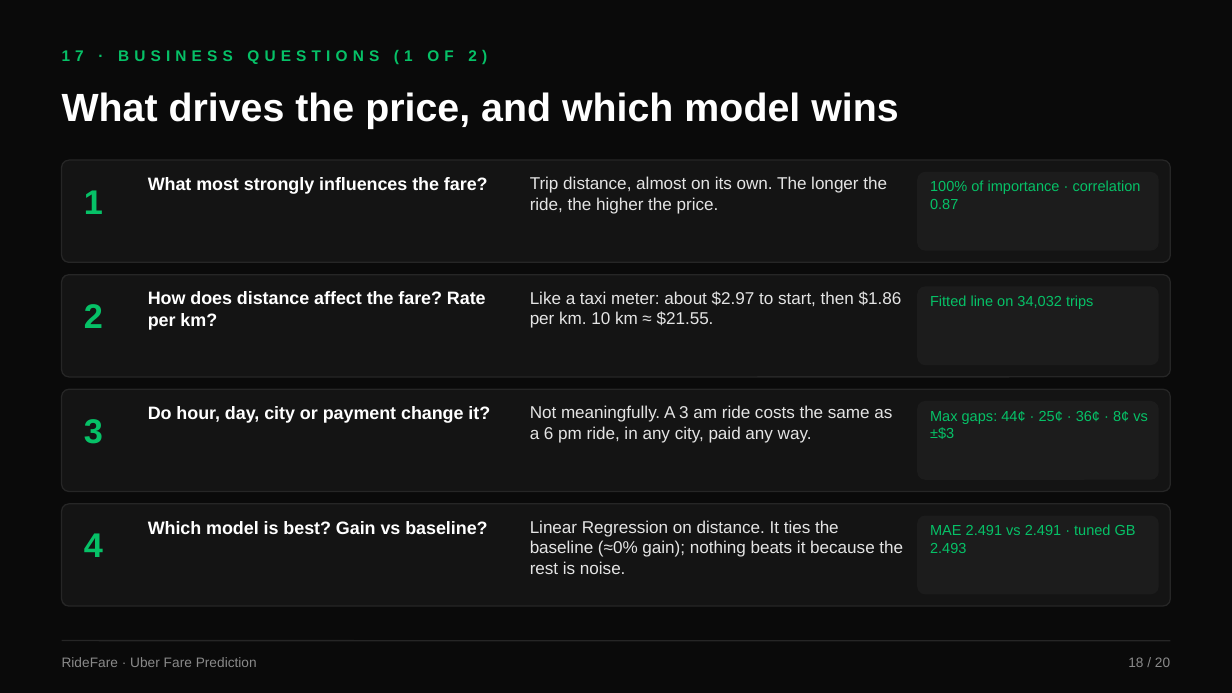
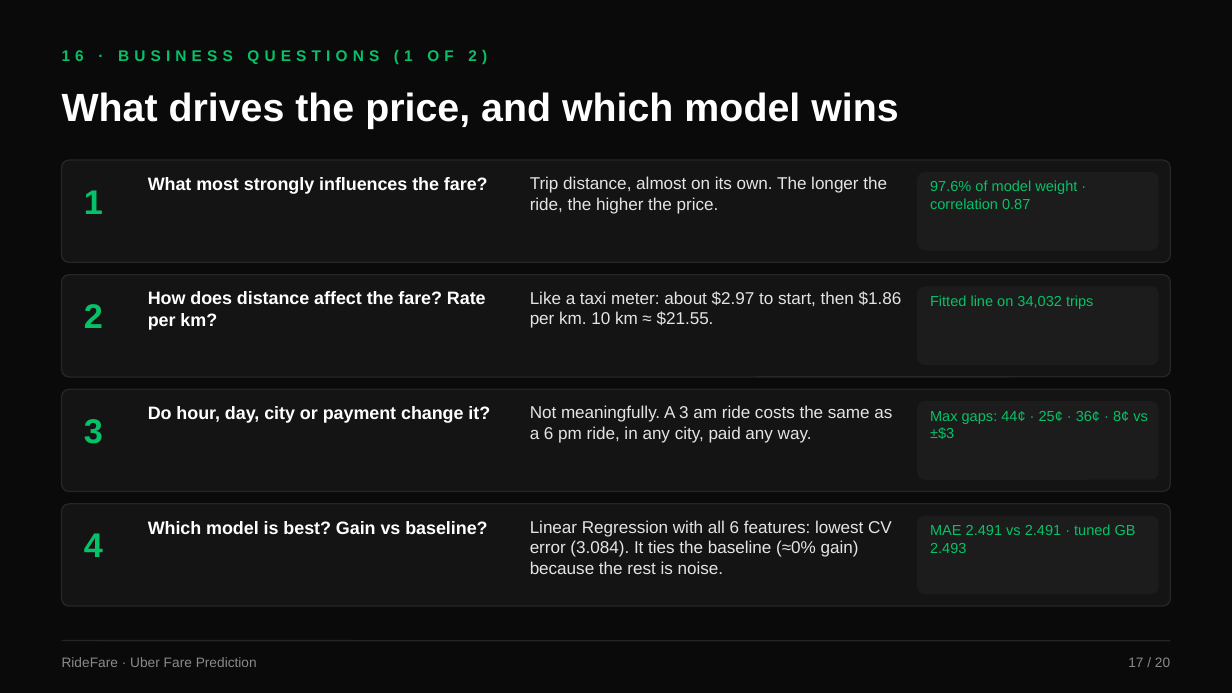
Before and after one commit to manghnanitany1998-del/ridefare-team, a slide deck: slide 17 of team_docs/RideFare_Final_Presentation.pptx (slide 18 before the commit). Drawn at 1232x693 pixels with LibreOffice and Linux fonts; fonts in the diff are those of the drawing. Boxes give left, top, right and bottom in pixels: in the first picture for what was removed or moved away, otherwise in the second. Text is boxed around its words. In the diff, an @@ line names an element or a change of style, - is before the commit and + after.

```diff
--- a/team_docs/RideFare_Final_Presentation.pptx
+++ b/team_docs/RideFare_Final_Presentation.pptx
@@ text at box(62, 50, 487, 64): text changed @@
-17 · BUSINESS QUESTIONS (1 OF 2)
+16 · BUSINESS QUESTIONS (1 OF 2)
@@ text at box(930, 180, 1077, 209): text changed @@
-100% of importance · correlation 0.87
+97.6% of model weight · correlation 0.87
@@ text at box(530, 520, 892, 574): text changed @@
-Linear Regression on distance. It ties the baseline (≈0% gain); nothing beats it because the rest is noise.
+Linear Regression with all 6 features: lowest CV error (3.084). It ties the baseline (≈0% gain) because the rest is noise.
@@ text at box(1128, 657, 1170, 667): text changed @@
-18 / 20
+17 / 20
```
Also in this commit, not shown: 7 other slides changed, 3 other files.
